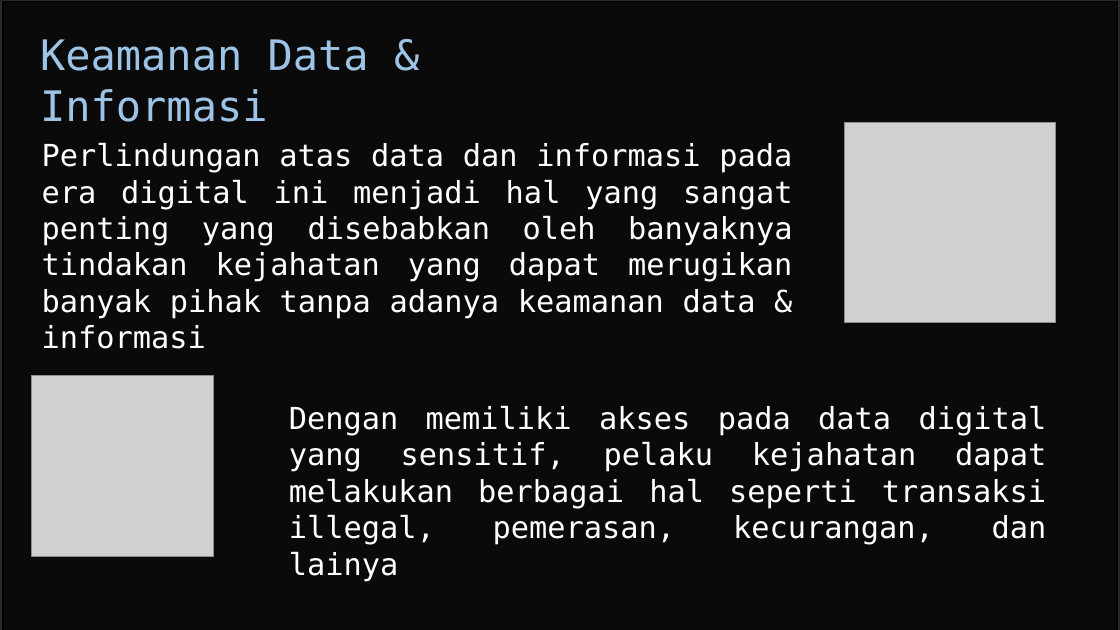
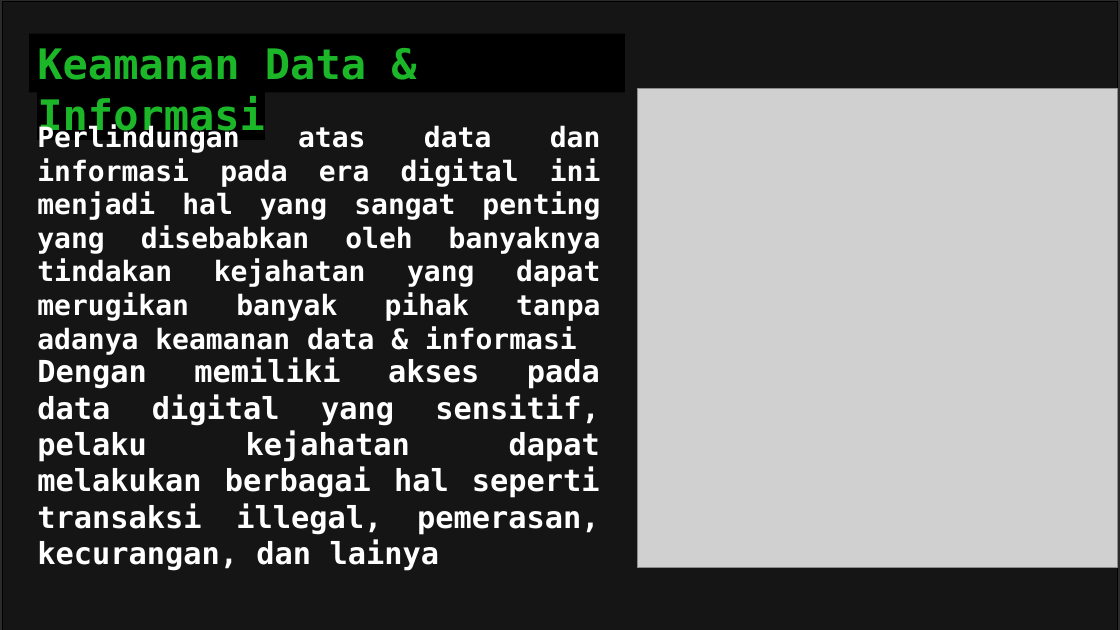
Before and after one commit to Fhreiz77/Watson-Scroll-Fesnuk-, a slide deck: slide 2 of John/PPT_Tugas_Serangan.pptx. Drawn at 1120x630 pixels with LibreOffice and Linux fonts; fonts in the diff are those of the drawing; grey boxes stand for pictures; background and template pictures are left out; a plain dark background stands for a picture behind light text. Boxes give left, top, right and bottom in pixels: in the first picture for what was removed or moved away, otherwise in the second. Text is boxed around its words. In the diff, an @@ line names an element or a change of style, - is before the commit and + after.

```diff
--- a/John/PPT_Tugas_Serangan.pptx
+++ b/John/PPT_Tugas_Serangan.pptx
@@ rectangle at (3, 2, 1117, 630): fill #000000 at 75% opacity to #000000 at 50% opacity @@
@@ rectangle "Keamanan Data & Informasi": place and size @@
-rectangle "Keamanan Data & Informasi" at (40, 39, 369, 122)
+rectangle "Keamanan Data & Informasi" at (29, 34, 625, 92)
@@ rectangle "Keamanan Data & Informasi" at (29, 34, 625, 92): text colour #9DC3E6 to #1CB728, highlight none to #000000, bold on; fill none to #000000 @@
@@ picture added at (638, 88, 1117, 568) @@
@@ text "Perlindungan atas data dan informasi ...": place and size @@
-text "Perlindungan atas data dan informasi ..." at (42, 142, 793, 318)
+text "Perlindungan atas data dan informasi ..." at (37, 124, 601, 355)
@@ text "Perlindungan atas data dan informasi ..." at (37, 124, 601, 355): size 26 to 24 pt, bold on @@
@@ picture removed at (844, 123, 1056, 323) @@
@@ text "Dengan memiliki akses pada data ...": place and size @@
-text "Dengan memiliki akses pada data ..." at (289, 405, 1047, 544)
+text "Dengan memiliki akses pada data ..." at (37, 357, 600, 570)
@@ text "Dengan memiliki akses pada data ..." at (37, 357, 600, 570): bold on @@
@@ picture removed at (32, 376, 213, 557) @@
```
Also in this commit, not shown: 1 other slide changed, 10 slides added, 3 other files.
